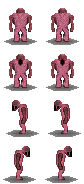
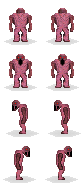
Layered file, before and after one edit (84x184). Changes by layer:
"Capa 8": opacity 80% → 20% over [3, 38, 81, 183]
